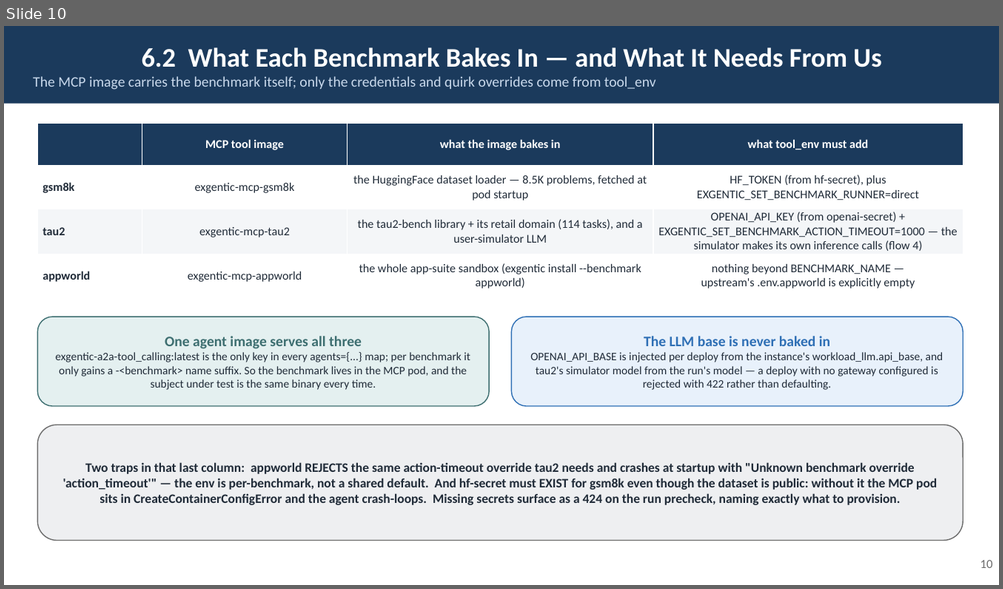
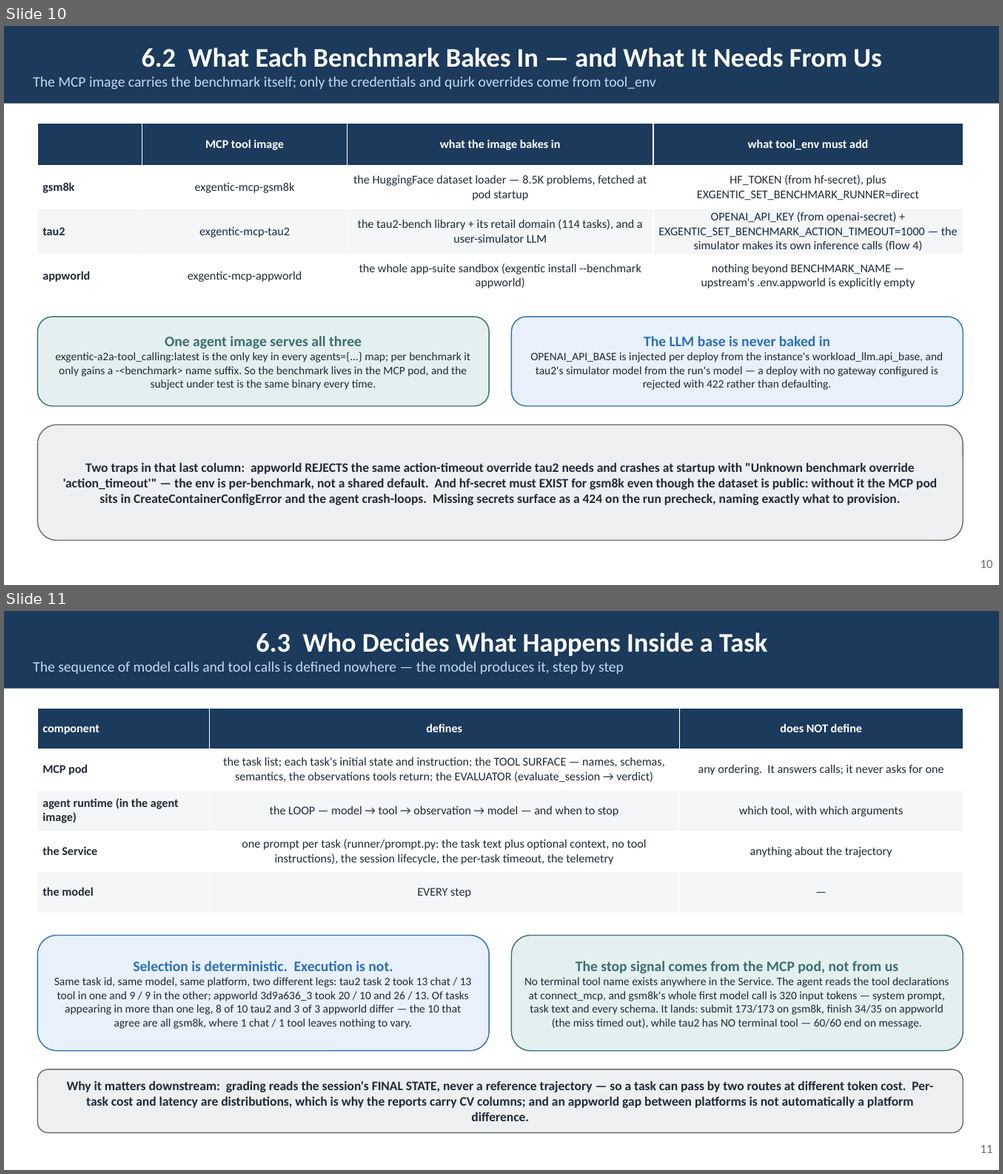
Before and after one commit to rossoctl/autobench, a slide deck: docs/AutoBench.pptx. Shown one above the other, each under a label of ours: slide 10 before the commit, slides 10 and 11 after it. The pictures are 1003x589 and 1003x1174 pixels, drawn with LibreOffice and Linux fonts; fonts in the diff are those of the drawing. Boxes give left, top, right and bottom in pixels: in the first picture for what was removed or moved away, otherwise in the second. Text is boxed around its words. In the diff, an @@ line names an element or a change of style, - is before the commit and + after.

```diff
--- a/docs/AutoBench.pptx
+++ b/docs/AutoBench.pptx
@@ slide 11 added at (x1=4, y1=611, x2=999, y2=1170), background #FFFFFF @@
@@ rectangle added at (x1=4, y1=611, x2=999, y2=689), fill #1B3A5C, 14 pt, text #C9D9EC @@
+6.3 Who Decides What Happens Inside a Task
+The sequence of model calls and tool calls is defined nowhere — the model produces it, step by step
@@ table added at (x1=37, y1=708, x2=963, y2=913), 5 rows, 3 columns @@
+component | defines | does NOT define
+MCP pod | the task list; each task's initial state and instruction; the TOOL SURFACE — names, schemas, semantics, the observations tools return; the EVALUATOR (evaluate_session → verdict) | any ordering. It answers calls; it never asks for one
+agent runtime (in the agent image) | the LOOP — model → tool → observation → model — and when to stop | which tool, with which arguments
+the Service | one prompt per task (runner/prompt.py: the task text plus optional context, no tool instructions), the session lifecycle, the per-task timeout, the telemetry | anything about the trajectory
+the model | EVERY step | —
@@ rounded rectangle added at (x1=37, y1=936, x2=489, y2=1051), fill #E8F1FB, outline #2E6FB5 1 pt, 11 pt, text #1F2A37 @@
+Selection is deterministic. Execution is not.
+Same task id, same model, same platform, two different legs: tau2 task 2 took 13 chat / 13 tool in one and 9 / 9 in the other; appworld 3d9a636_3 took 20 / 10 and 26 / 13. Of tasks appearing in more than one leg, 8 of 10 tau2 and 3 of 3 appworld differ — the 10 that agree are all gsm8k, where 1 chat / 1 tool leaves nothing to vary.
@@ rounded rectangle added at (x1=512, y1=936, x2=963, y2=1051), fill #E4F0F0, outline #3D6E70 1 pt, 11 pt, text #1F2A37 @@
+The stop signal comes from the MCP pod, not from us
+No terminal tool name exists anywhere in the Service. The agent reads the tool declarations at connect_mcp, and gsm8k's whole first model call is 320 input tokens — system prompt, task text and every schema. It lands: submit 173/173 on gsm8k, finish 34/35 on appworld (the miss timed out), while tau2 has NO terminal tool — 60/60 end on message.
@@ rounded rectangle added at (x1=37, y1=1070, x2=963, y2=1133), fill #EEEFF1, outline #6B6B6B 1 pt, 12.5 pt, text #1F2A37, bold @@
+Why it matters downstream: grading reads the session's FINAL STATE, never a reference trajectory — so a task can pass by two routes at different token cost. Per-task cost and latency are distributions, which is why the reports carry CV columns; and an appworld gap between platforms is not automatically a platform difference.
@@ text added at (x1=980, y1=1145, x2=993, y2=1153), 12 pt, text #6B6B6B @@
+11
```
Also in this commit, not shown: 17 slides changed, 4 other files.
